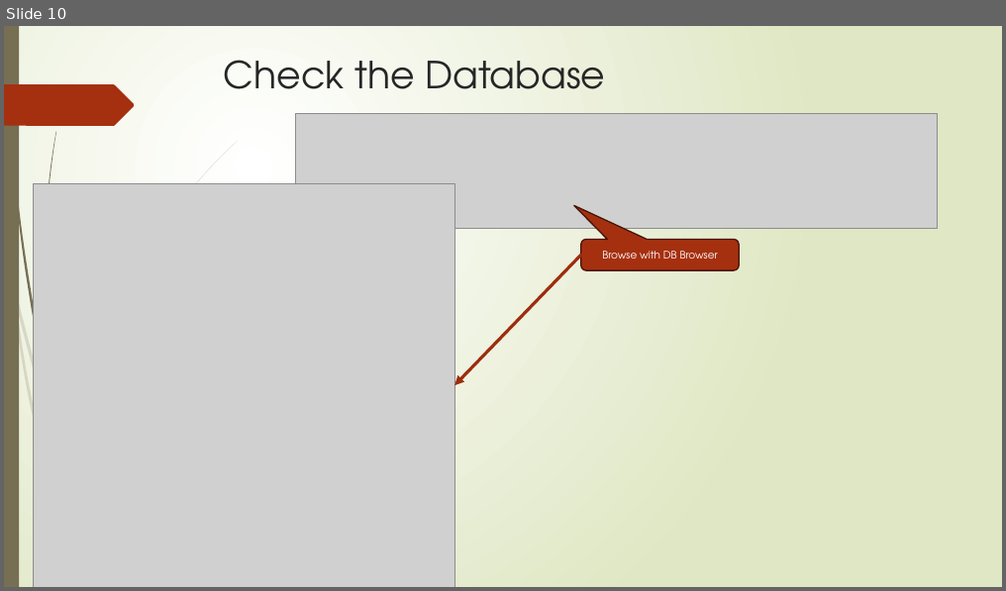
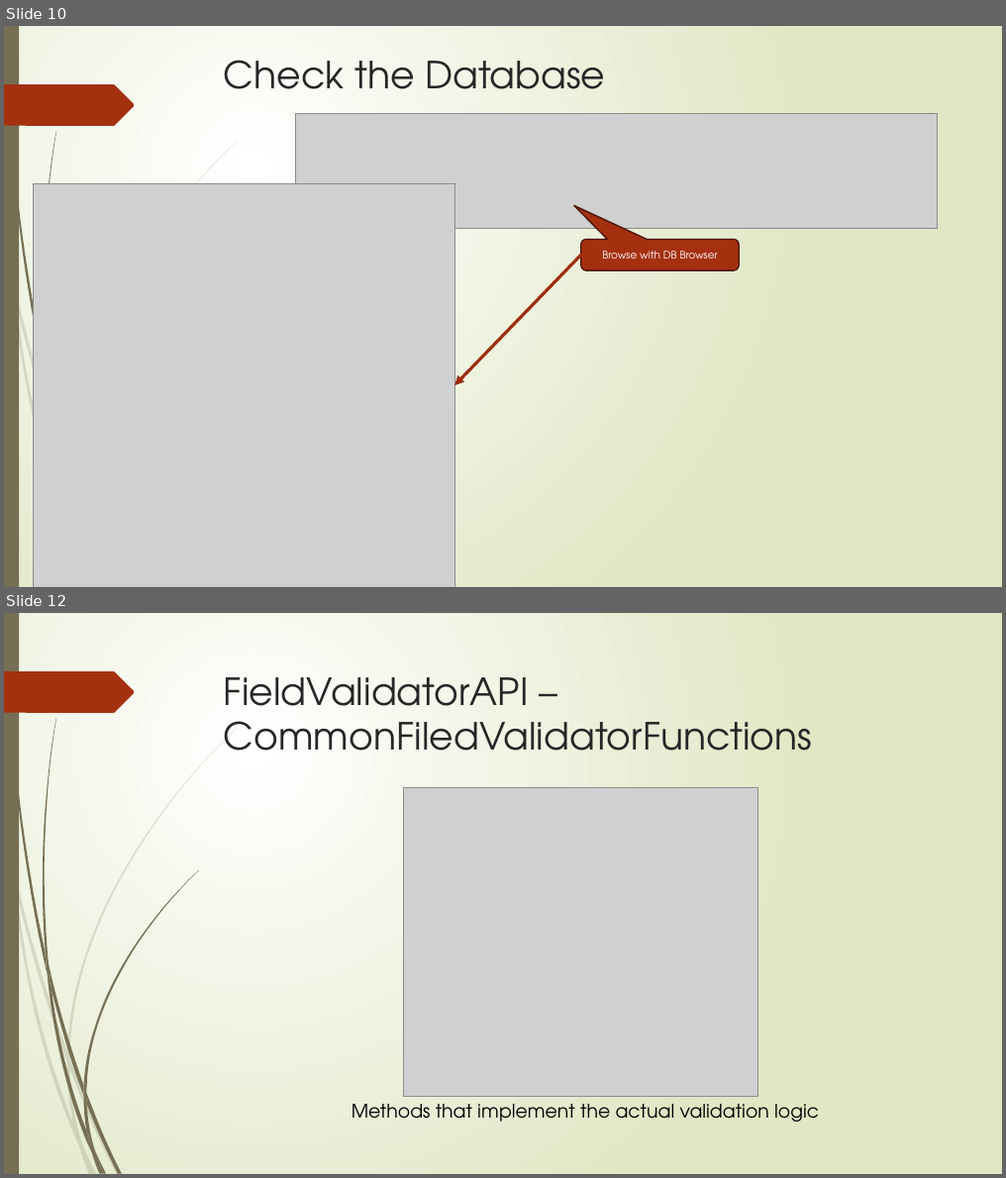
Before and after one commit to kenshih1989/CSharp_Delegates_ClubMembershipApplication, a slide deck: Cycling Club Registration App Note.pptx. Shown one above the other, each under a label of ours: slide 10 before the commit, slides 10 and 12 after it; the slides between them are not shown. The pictures are 1006x591 and 1006x1178 pixels, drawn with LibreOffice and Linux fonts; fonts in the diff are those of the drawing; grey boxes stand for pictures. Boxes give left, top, right and bottom in pixels: in the first picture for what was removed or moved away, otherwise in the second. Text is boxed around its words. In the diff, an @@ line names an element or a change of style, - is before the commit and + after.

Commit message:
Added FieldValidatorAPI and understand how singleton property work

```diff
--- a/Cycling Club Registration App Note.pptx
+++ b/Cycling Club Registration App Note.pptx
@@ slide 12 added at (4,613,1002,1174), background gradient #FFFFFF to #DFE8C4; not listed: 16 template elements that a slide beside it also shows @@
@@ title added at (224,677,812,751), 36 pt, text #262626 @@
+FieldValidatorAPI – CommonFiledValidatorFunctions
@@ picture added at (404,787,758,1096) @@
@@ freeform shape added at (67,1052,70,1069), fill #766F54 at 20% opacity @@
@@ freeform shape added at (67,1061,82,1146), fill #766F54 at 20% opacity @@
@@ group added at (46,870,199,1154): 6 freeform shapes @@
@@ text added at (351,1104,819,1122), 18 pt, text #000000 @@
+Methods that implement the actual validation logic
```
Also in this commit, not shown: 2 other slides added, 3 other files.
